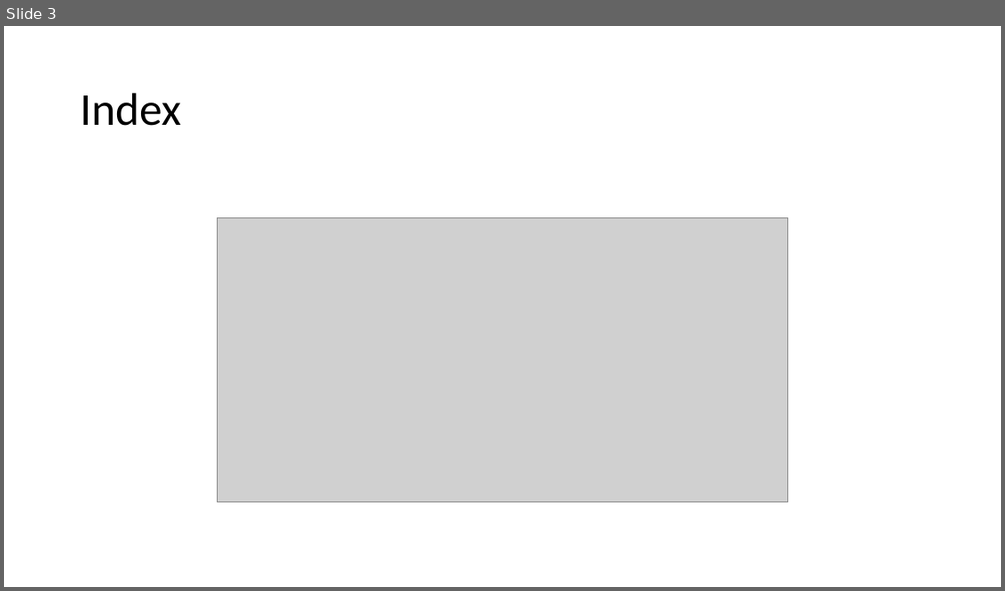
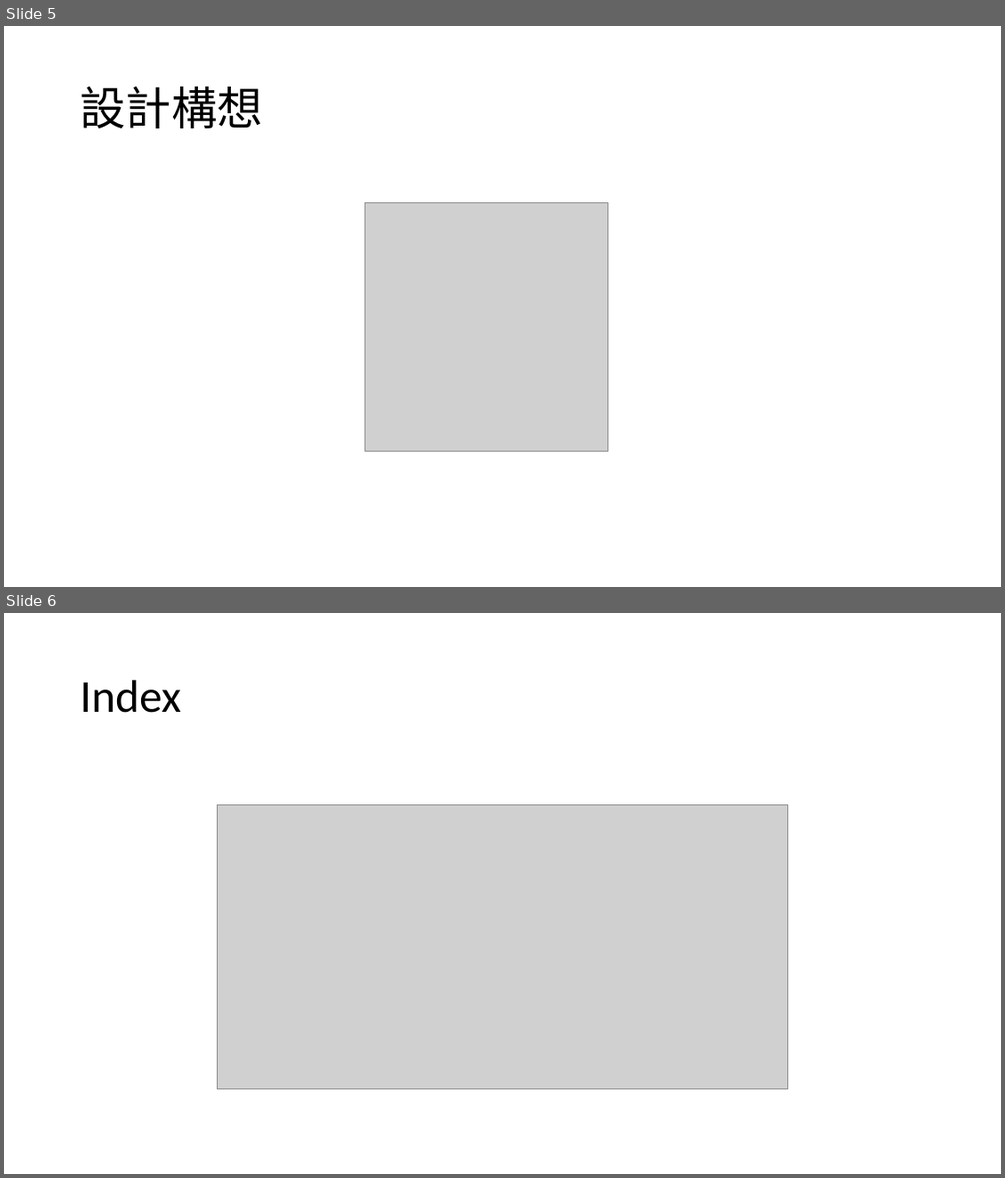
Before and after one commit to Liaoesn/NTUB-ESN-Frontend, a slide deck: document/29-設計簡報.pptx. Shown one above the other, each under a label of ours: slide 3 before the commit, slides 5 and 6 after it. The pictures are 1005x591 and 1005x1178 pixels, drawn with LibreOffice and Linux fonts; fonts in the diff are those of the drawing; grey boxes stand for pictures. Boxes give left, top, right and bottom in pixels: in the first picture for what was removed or moved away, otherwise in the second. Text is boxed around its words. In the diff, an @@ line names an element or a change of style, - is before the commit and + after.

```diff
--- a/document/29-設計簡報.pptx
+++ b/document/29-設計簡報.pptx
@@ slide 5 added at box(4, 26, 1001, 587), background #FFFFFF @@
@@ title added at box(80, 87, 262, 128), 44 pt, text #000000 @@
+設計構想
@@ picture added at box(365, 202, 607, 451) @@
@@ what was slide 3 is now slide 6 @@
```
Also in this commit, not shown: 1 slide changed, 1 other slide added.
